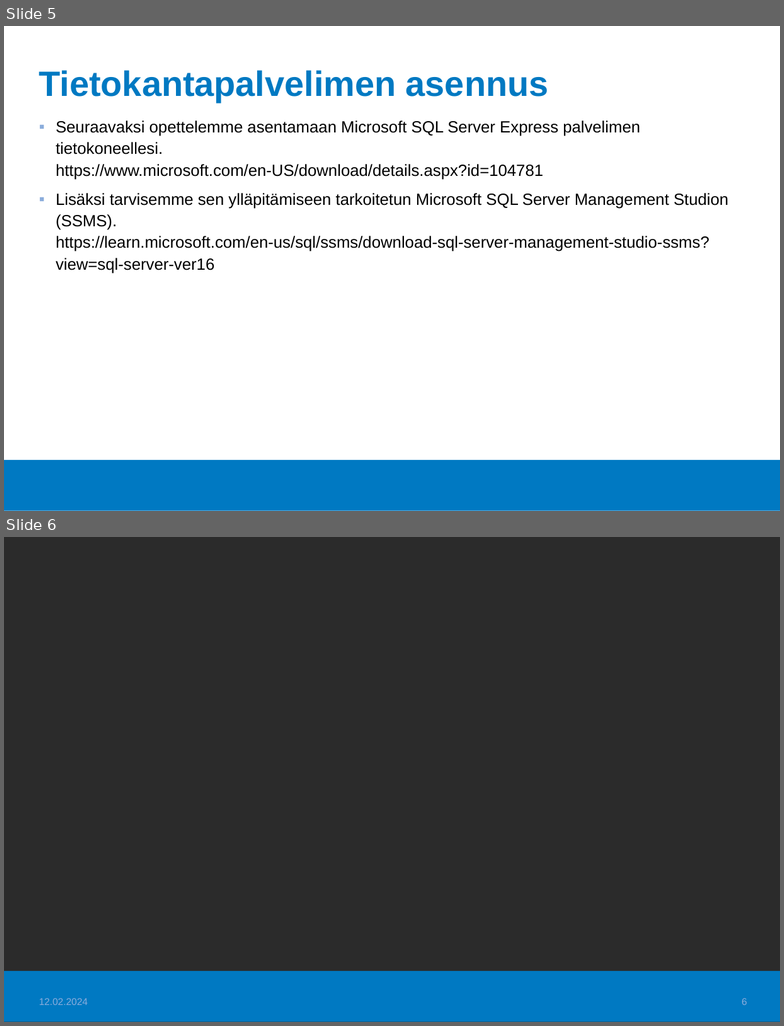
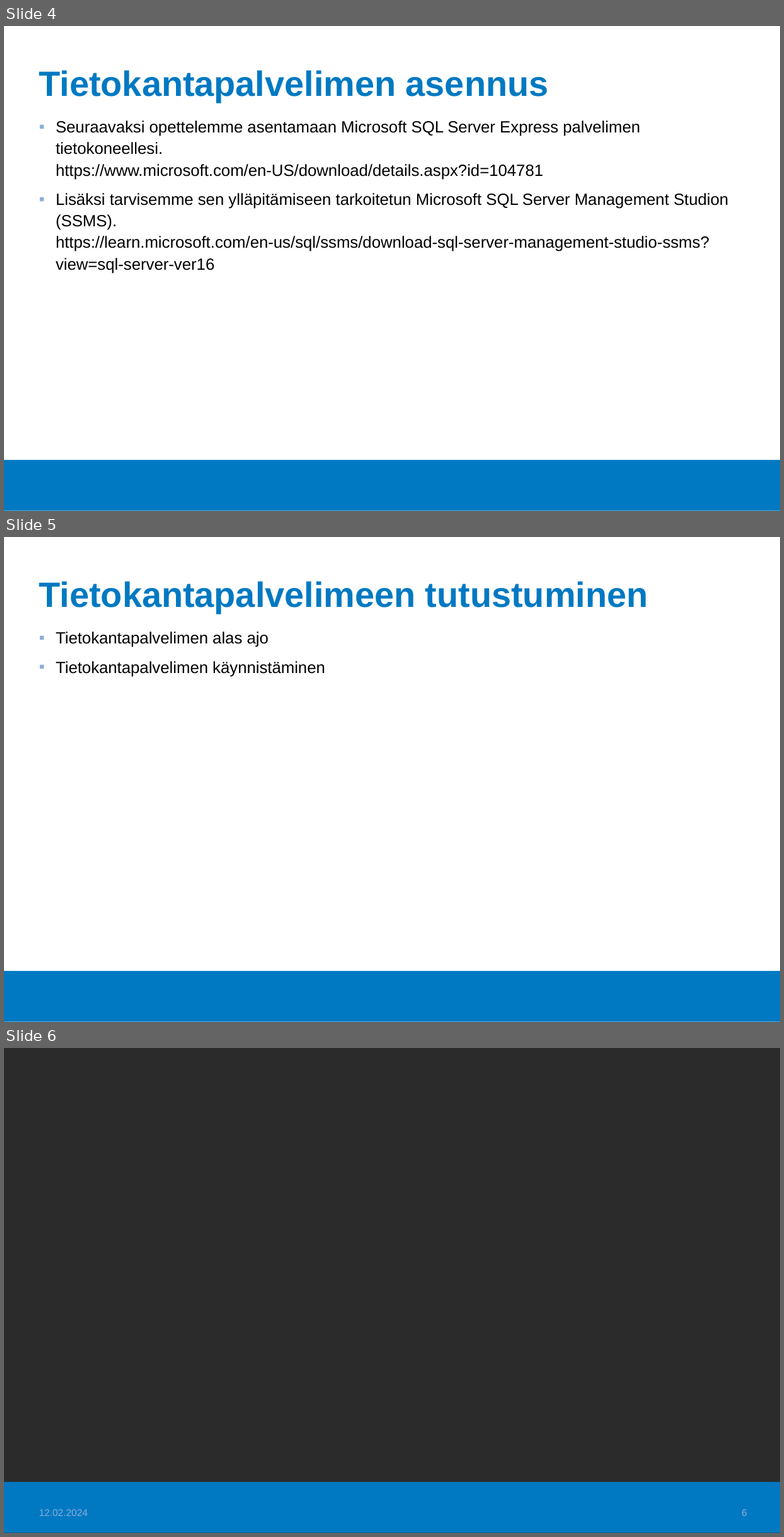
Before and after one commit to Tietokantahallinta/Tietokantahallinta.github.io, a slide deck: luennot/viikko01/Luentokalvot_01.odp. Shown one above the other, each under a label of ours: slides 5 and 6 before the commit, slides 4, 5 and 6 after it. The pictures are 784x1026 and 784x1537 pixels, drawn with LibreOffice and Linux fonts; fonts in the diff are those of the drawing; background and template pictures are left out; a plain dark background stands for a picture behind light text. Boxes give left, top, right and bottom in pixels: in the first picture for what was removed or moved away, otherwise in the second. Text is boxed around its words. In the diff, an @@ line names an element or a change of style, - is before the commit and + after.

```diff
--- a/luennot/viikko01/Luentokalvot_01.odp
+++ b/luennot/viikko01/Luentokalvot_01.odp
@@ slide 5 added at [4,537,780,1022], background #FFFFFF; not listed: 1 template element that a slide beside it also shows @@
@@ title added at [39,581,648,613], 36 pt, text #0079C2, bold @@
+Tietokantapalvelimeen tutustuminen
@@ text added at [56,631,325,677], 16.6 pt, text #000000 @@
+▪ Tietokantapalvelimen alas ajo
+▪ Tietokantapalvelimen käynnistäminen
@@ what was slide 5 is now slide 4 @@
```
Also in this commit, not shown: 1 slide changed, 1 slide removed, 1 other file.
